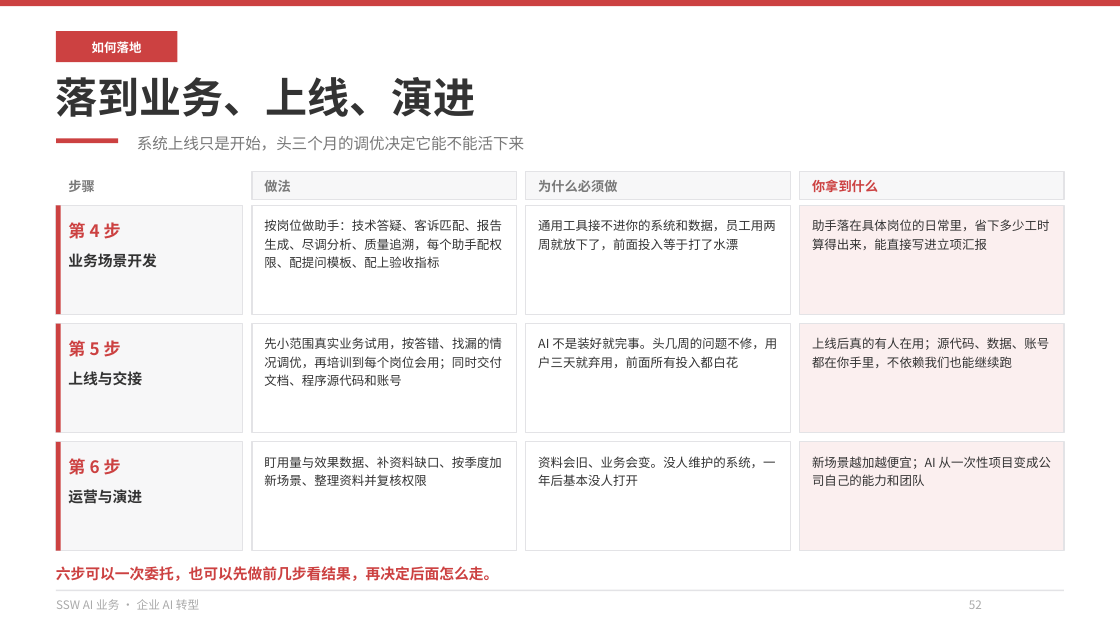
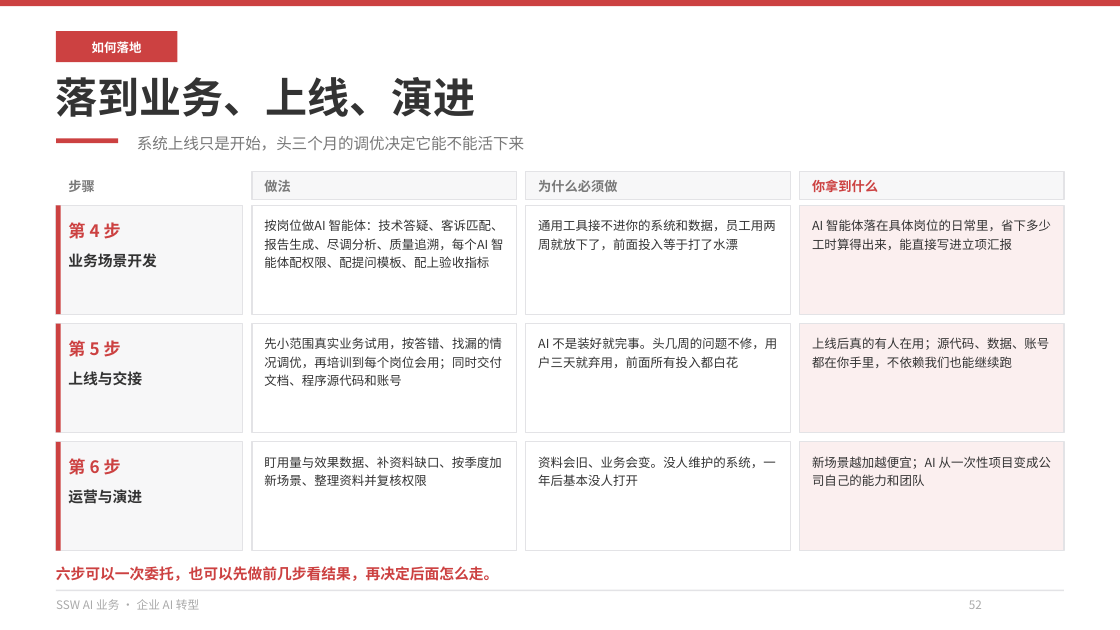
Before and after one commit to hveraus/ssw-business, a slide deck: slide 52 of SSW AI 业务_v2/SSW AI 业务_v3.pptx. Drawn at 1120x630 pixels with LibreOffice and Linux fonts; fonts in the diff are those of the drawing. Boxes give left, top, right and bottom in pixels: in the first picture for what was removed or moved away, otherwise in the second. Text is boxed around its words. In the diff, an @@ line names an element or a change of style, - is before the commit and + after.

Commit message:
术语统一：助手 → AI 智能体；三项服务改为系统安全审查 / 代码安全审查 / AI 智能体监管
- P58 导览行改为「系统安全审查 · 代码安全审查 · AI 智能体监管」
- P59 三项服务名与卡标签同步（现有系统 / 上线前的新产出 / 运行中的 AI 智能体）
- P61/P62/P63 三页服务标题改用新名；P60 表格「一句话骗 AI 智能体交出资料 / 加 AI 智能体监管」
- 全篇「助手」清零（48 处）：案例页、中台页、服务线、附录一术语页统一为「AI 智能体」
- A1 术语页第一行改为「Agent / 智能体 → AI 智能体 · 数字员工」；原「③ 助手（技能和智能体）」改为「③ AI 智能体的组合与共享」；「四助手」改「四类智能体」
- 目录描述改「系统审查 · 代码审查 · 智能体监管」

```diff
--- a/SSW AI 业务_v2/SSW AI 业务_v3.pptx
+++ b/SSW AI 业务_v2/SSW AI 业务_v3.pptx
@@ text at (264,219,504,268): text changed @@
-按岗位做助手：技术答疑、客诉匹配、报告生成、尽调分析、质量追溯，每个助手配权限、配提问模板、配上验收指标
+按岗位做AI 智能体：技术答疑、客诉匹配、报告生成、尽调分析、质量追溯，每个AI 智能体配权限、配提问模板、配上验收指标
@@ text at (812,219,1051,250): text changed @@
-助手落在具体岗位的日常里，省下多少工时算得出来，能直接写进立项汇报
+AI 智能体落在具体岗位的日常里，省下多少工时算得出来，能直接写进立项汇报
```
Also in this commit, not shown: 27 other slides changed, 2 other files.
